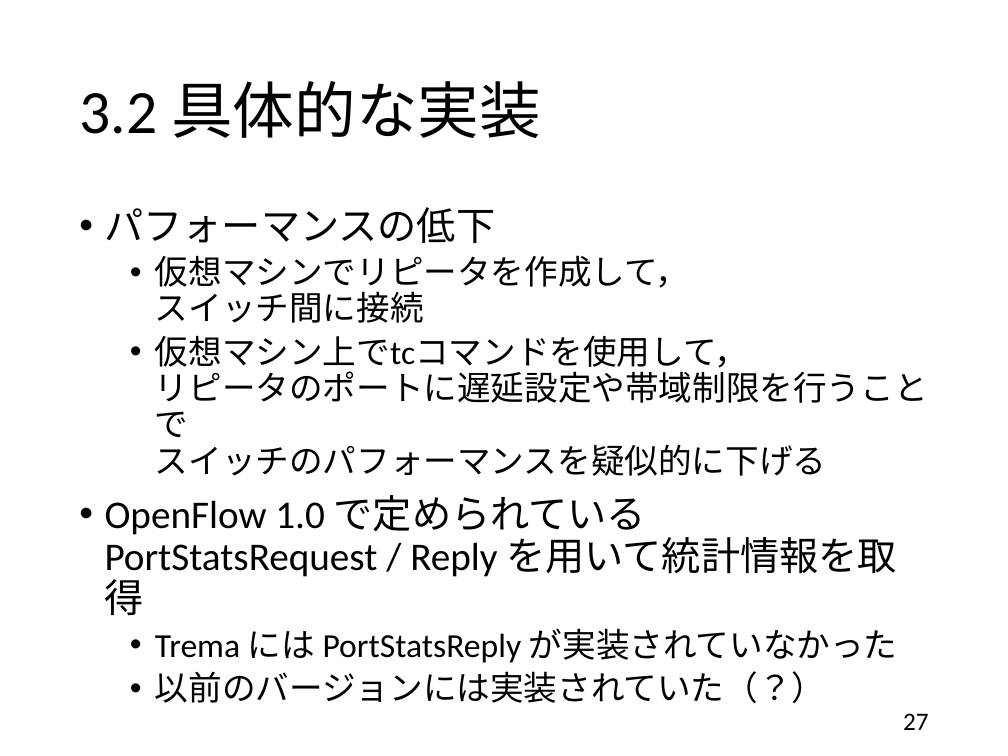
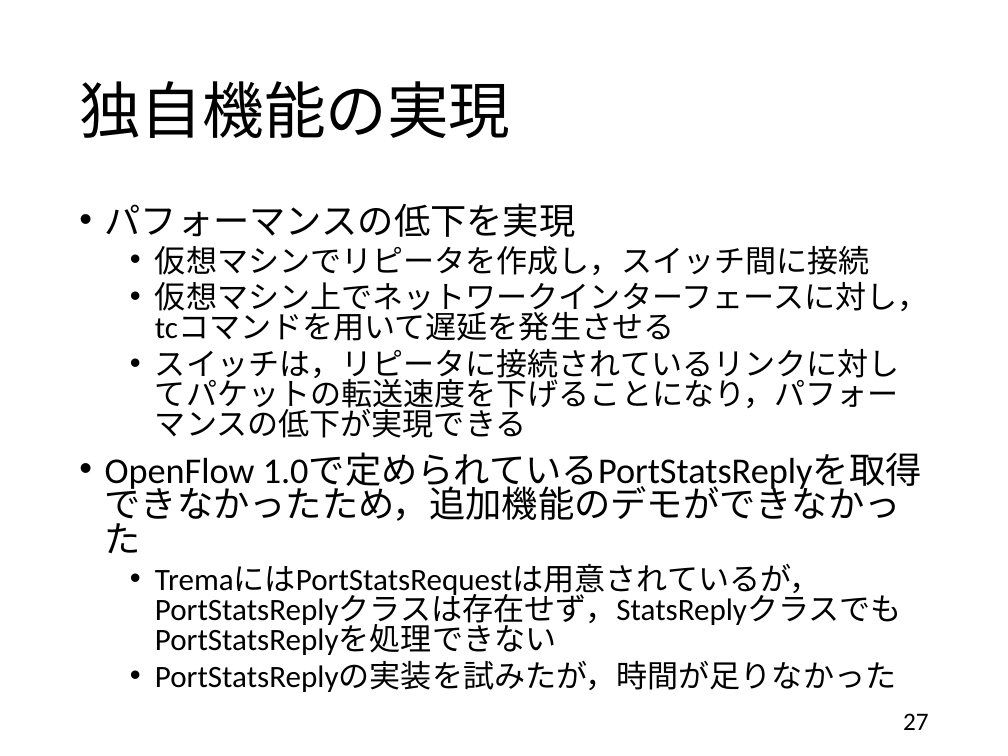
Before and after one commit to handai-trema/IaaS-amn, a slide deck: slide 27 of report_slide.pptx. Drawn at 1008x756 pixels with LibreOffice and Linux fonts; fonts in the diff are those of the drawing. Boxes give left, top, right and bottom in pixels: in the first picture for what was removed or moved away, otherwise in the second. Text is boxed around its words. In the diff, an @@ line names an element or a change of style, - is before the commit and + after.

```diff
--- a/report_slide.pptx
+++ b/report_slide.pptx
@@ title at [79,81,510,138]: text changed @@
-3.2 具体的な実装
+独自機能の実現
@@ text at [105,203,928,692]: text changed; size 24 to 22.2 pt @@
-• パフォーマンスの低下
-  • 仮想マシンでリピータを作成して，
-    スイッチ間に接続
-  • 仮想マシン上でtcコマンドを使用して，
-    リピータのポートに遅延設定や帯域制限を行うことで
-    スイッチのパフォーマンスを疑似的に下げる
-• OpenFlow 1.0 で定められている
-  PortStatsRequest / Reply を用いて統計情報を取得
-  • Trema には PortStatsReply が実装されていなかった
-  • 以前のバージョンには実装されていた（？）
+• パフォーマンスの低下を実現
+  • 仮想マシンでリピータを作成し，スイッチ間に接続
+  • 仮想マシン上でネットワークインターフェースに対し，tcコマンドを用いて遅延を発生させる
+  • スイッチは，リピータに接続されているリンクに対してパケットの転送速度を下げることになり，パフォーマンスの低下が実現できる
+• OpenFlow 1.0で定められているPortStatsReplyを取得できなかったため，追加機能のデモができなかった
+  • TremaにはPortStatsRequestは用意されているが，PortStatsReplyクラスは存在せず，StatsReplyクラスでもPortStatsReplyを処理できない
+  • PortStatsReplyの実装を試みたが，時間が足りなかった
```
Also in this commit, not shown: 21 other slides changed, 7 slides added, 5 slides removed.
